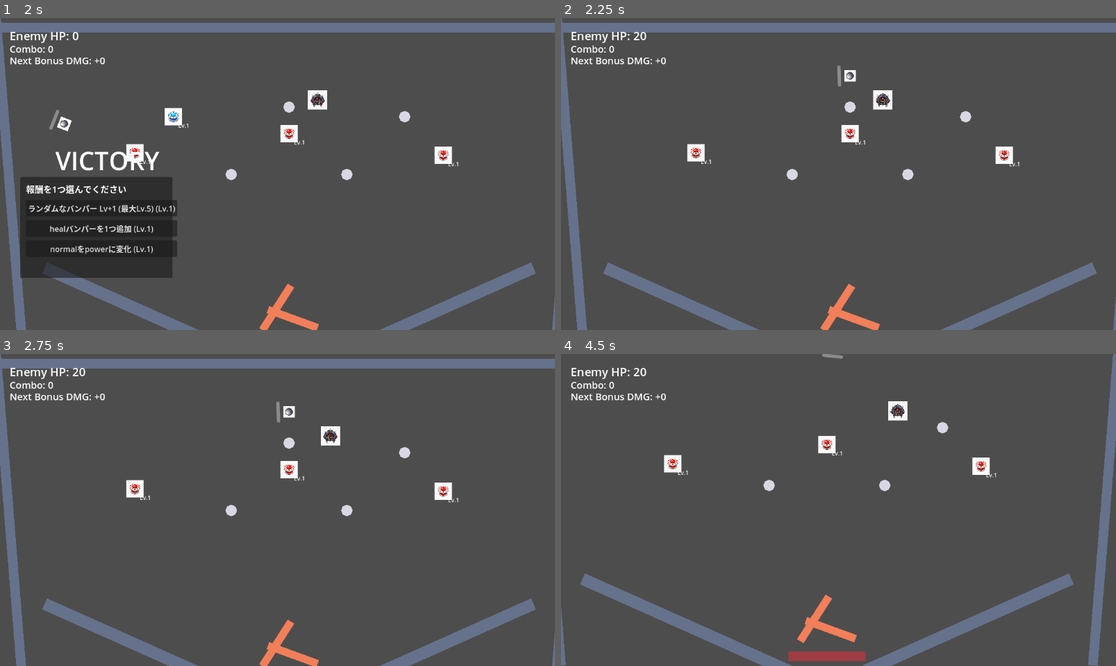
Above: before the commit, frames 1-4 (two rows, left to right).
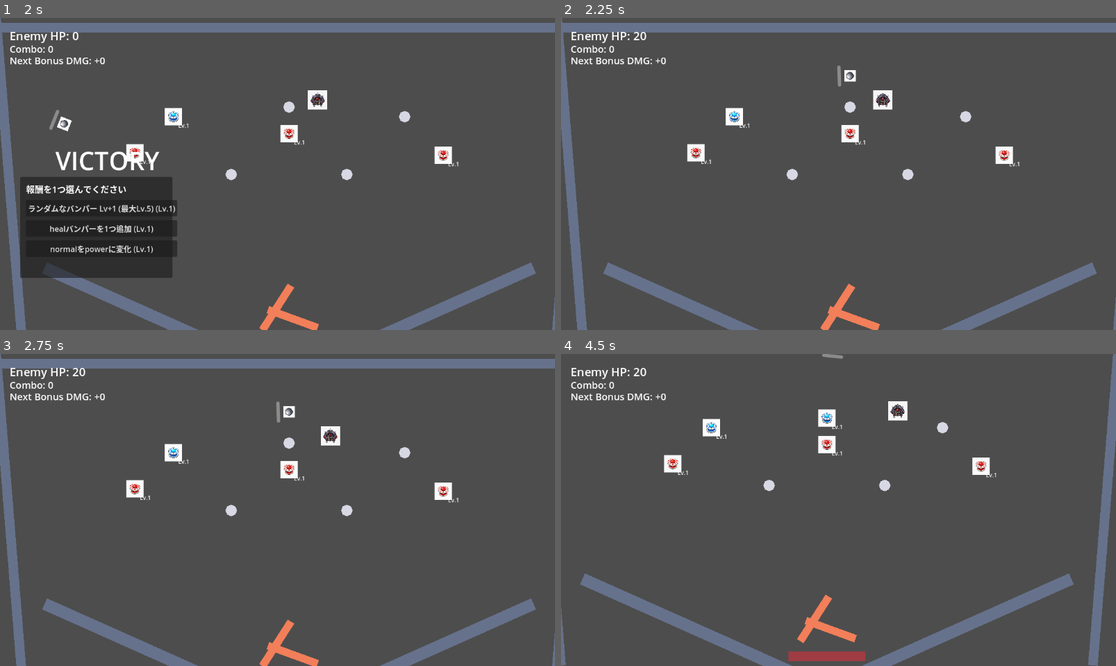
Above: after the commit, the same moments.

Repository: hamayu691-hamy/codex_godot
Game: Godot game, scene res://scenes/PinballBattleScene.tscn
The game is run twice, just before and just after one commit, with the same random seed, the same clock (stepped at 60 frames per second) and the same inputs. The project has no main scene, so this scene is started directly.
Inputs (mouse positions are in pixels of both pictures, inside the frame that each line leads up to):
- Up to frame 1 (2 s): move the mouse to (116, 152) at 0.52 s; hold Right 0.53-1.28 s; tap K at 0.6 s; click (116, 152) at 0.67 s; move the mouse to (266, 133) at 1.27 s; hold Left from 1.28 s (still down); tap B at 1.35 s; click (266, 133) at 1.42 s
- Up to frame 2 (2.25 s): move the mouse to (1005, 155) at 2.02 s; release Left at 2.03 s; hold Right from 2.03 s (still down); hold R from 2.03 s (still down); click (1005, 155) at 2.17 s
- Up to frame 3 (2.75 s): keep holding Right; keep holding R
- Up to frame 4 (4.5 s): move the mouse to (694, 488) at 2.77 s; release R at 2.78 s; tap K at 2.85 s; click (694, 488) at 2.92 s; move the mouse to (838, 469) at 3.52 s; release Right at 3.53 s; hold Left from 3.53 s (still down); tap B at 3.6 s; click (838, 469) at 3.67 s; move the mouse to (982, 491) at 4.27 s; tap R at 4.35 s; click (982, 491) at 4.42 s

Frame 1 is identical in both runs. In frame 2, 0.2% of the frame differs, in the area x 29-34%, y 28-36%; in frame 3, 0.2%; in frame 4, 0.4%, in the area x 25-51%, y 17-28%.

Commit message:
Persist pin-replaced bumpers across stage resets

Diff:
--- a/scripts/gameplay/pinball_battle_scene.gd
+++ b/scripts/gameplay/pinball_battle_scene.gd
@@ -757,6 +757,8 @@
 
 		var config: Dictionary = bumper_config.duplicate(true)
 		config["position"] = pin.position
+		config["slot_id"] = slot_id
+		bumper_configs.append(config.duplicate(true))
 		var bumper: Bumper = _create_bumper_from_config(config, "BumperSlot_%s" % slot_id)
 		bumpers_root.add_child(bumper)
 		_register_bumper(bumper)
